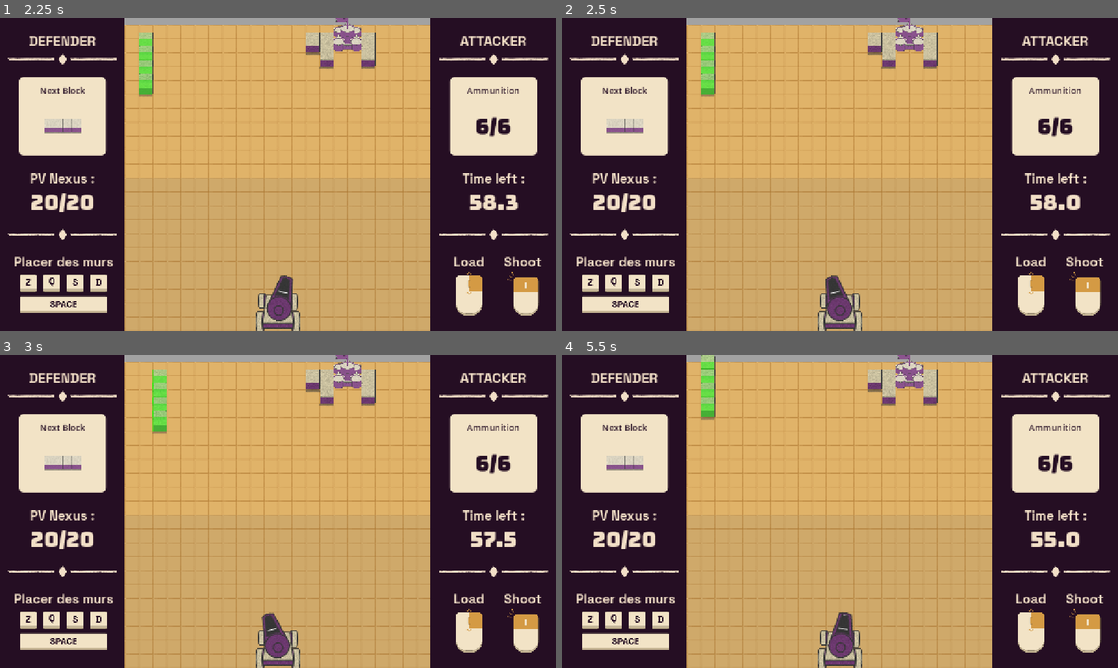
Above: before the commit, frames 1-4 (two rows, left to right).
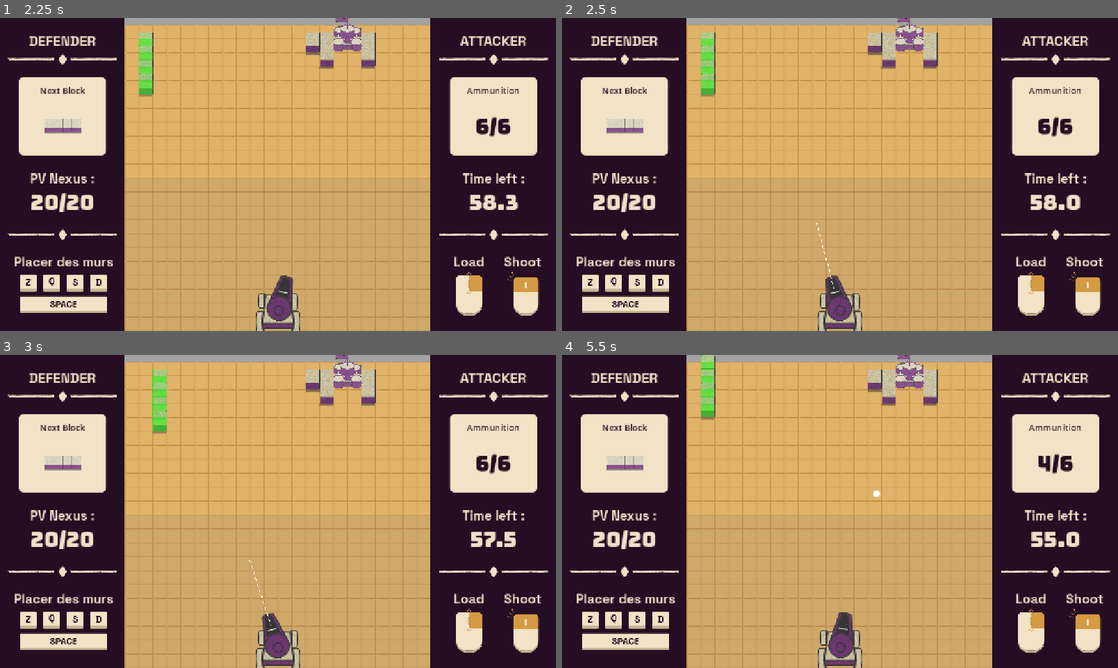
Above: after the commit, the same moments.

Repository: Angele-Bzl/construction
Game: Godot game, scene res://Scenes/title_screen.tscn
The game is run twice, just before and just after one commit, with the same random seed, the same clock (stepped at 60 frames per second) and the same inputs.
Inputs (mouse positions are in pixels of both pictures, inside the frame that each line leads up to):
- Up to frame 1 (2.25 s): click "START GAME" at 0.5 s; move the mouse to (400, 158) at 1.27 s; hold D (right) 1.28-2.03 s; hold Right mouse button (right_click) 1.28-2.03 s; click (400, 158) at 1.35 s; move the mouse to (166, 190) at 2.02 s; hold S (down) from 2.03 s (still down); right-click (166, 190) at 2.1 s
- Up to frame 2 (2.5 s): keep holding S (down); tap Mouse wheel down (scroll_down) at 2.3 s
- Up to frame 3 (3 s): move the mouse to (333, 442) at 2.77 s; release S (down) at 2.78 s; hold D (right) from 2.78 s (still down); tap Mouse wheel down (scroll_down) at 2.85 s
- Up to frame 4 (5.5 s): click (895, 442) at 3.05 s; move the mouse to (812, 574) at 3.52 s; release D (right) at 3.53 s; hold W (up) 3.53-4.28 s; click (812, 574) at 3.6 s; right-click (812, 574) at 3.8 s; move the mouse to (1006, 558) at 4.27 s; hold Right mouse button (right_click) 4.28-5.03 s; hold A (left) from 4.28 s (still down); tap Mouse wheel down (scroll_down) at 4.55, 5.1 s; move the mouse to (673, 464) at 5.02 s; click (673, 464) at 5.3 s

Frame 1 is identical in both runs. In frame 2, less than 0.1% of the frame differs, in the area x 45-49%, y 65-87%; in frame 3, less than 0.1%; in frame 4, 0.2%, in the area x 50-92%, y 31-84%.

Commit message:
New Cannon version

Diff:
--- a/construction/Scripts/crossbow.gd
+++ b/construction/Scripts/crossbow.gd
@@ -5,12 +5,11 @@
 
 @export var rotation_speed :float = 2.0
 @onready var shoot_timer = $ShootCooldown
-@export var shoot_cooldown : float = 2.0
 @onready var anim_canon_trembling = $CrossbowSprite/CrossbowCannonSprite/AnimationPlayer_Trembling
 @onready var anim_canon_charged= $CrossbowSprite/CrossbowCannonSprite/AnimationPlayer_Charged
 @onready var aim_assist_image = $CrossbowSprite/CrossbowCannonSprite/AimAssistImage
 
-@export var charge : float = 0.1
+@export var charge : float = 0.0
 
 #---- Slider charge ----
 @onready var texture_progress_bar: TextureProgressBar = $CrossbowSprite/CrossbowCannonSprite/Sprite2D/TextureProgressBar
@@ -18,10 +17,19 @@
 @onready var bullet_spawn = $CrossbowSprite/CrossbowCannonSprite/BulletSpawn
 
 func _process(delta):
-	if Input.is_action_pressed("right_click"):
+	if Input.is_action_just_released("scroll_down"):
+		if Attacker.stock > 0:
+			charging()
+		else:
+			#son négatif
+			print("Plus assez de munitions !")
+
+	if charge > 0.0:
 		if !AudioManager.bomb_fuse_sfx.playing:
 			AudioManager.bomb_fuse_sfx.play()
-		shoot()
+		aim_assist_image.visible = true
+		if Input.is_action_just_pressed("left_click"):
+			shoot()
 	else:
 		if AudioManager.bomb_fuse_sfx.playing:
 			AudioManager.bomb_fuse_sfx.stop()
@@ -43,8 +51,7 @@
 
 	texture_progress_bar.value = charge
 	if charge > 3:
-		aim_assist_image.visible = true
-		aim_assist_image.size.y = 50.0 + 200.0 * (charge - 3.0)
+		aim_assist_image.size.y = 200.0 * (charge/4)
 		texture_progress_bar.self_modulate = Color("E93C3Cff")
 
 		anim_canon_trembling.play("Trembling")
@@ -52,22 +59,17 @@
 
 
 func shoot():
-	if Input.is_action_just_released("scroll_down"):
-		charging()
-	if shoot_timer.is_stopped() && Input.is_action_just_pressed("left_click") && Attacker.stock > 0 && charge > 3:
-		AudioManager.cannon_sfx.play()
-		#plus besoin a priori ?
-		#shoot_timer.start(shoot_cooldown)
-		var mouse_position = get_global_mouse_position()
-		var angle_to_mouse = global_position.direction_to(mouse_position)
+	AudioManager.cannon_sfx.play()
+	var mouse_position = get_global_mouse_position()
+	var angle_to_mouse = global_position.direction_to(mouse_position)
 
-		var new_bullet : Bullet = bullet.instantiate()
-		get_tree().current_scene.add_child(new_bullet)
-		new_bullet.global_position = bullet_spawn.global_position
-		new_bullet.set_bullet_velocity(angle_to_mouse, charge)
-		anim_canon_trembling.play("RESET")
-		anim_canon_charged.play("RESET")
-		charge = 0
-		texture_progress_bar.value = 0
-		texture_progress_bar.self_modulate = Color.WHITE
-		Attacker.stock -= 1
+	var new_bullet : Bullet = bullet.instantiate()
+	get_tree().current_scene.add_child(new_bullet)
+	new_bullet.global_position = bullet_spawn.global_position
+	new_bullet.set_bullet_velocity(angle_to_mouse, charge)
+	anim_canon_trembling.play("RESET")
+	anim_canon_charged.play("RESET")
+	charge = 0
+	texture_progress_bar.value = 0
+	texture_progress_bar.self_modulate = Color.WHITE
+	Attacker.stock -= 1
